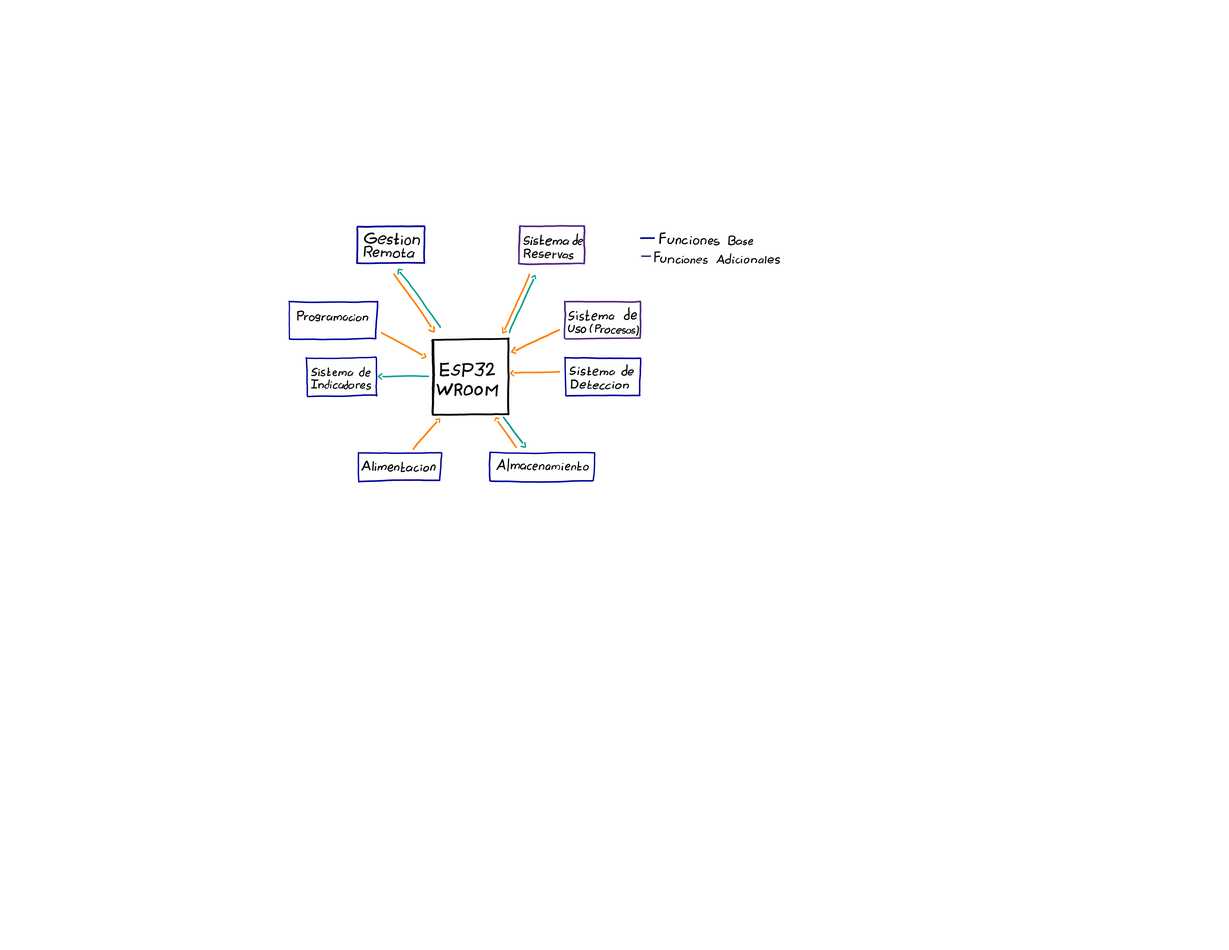
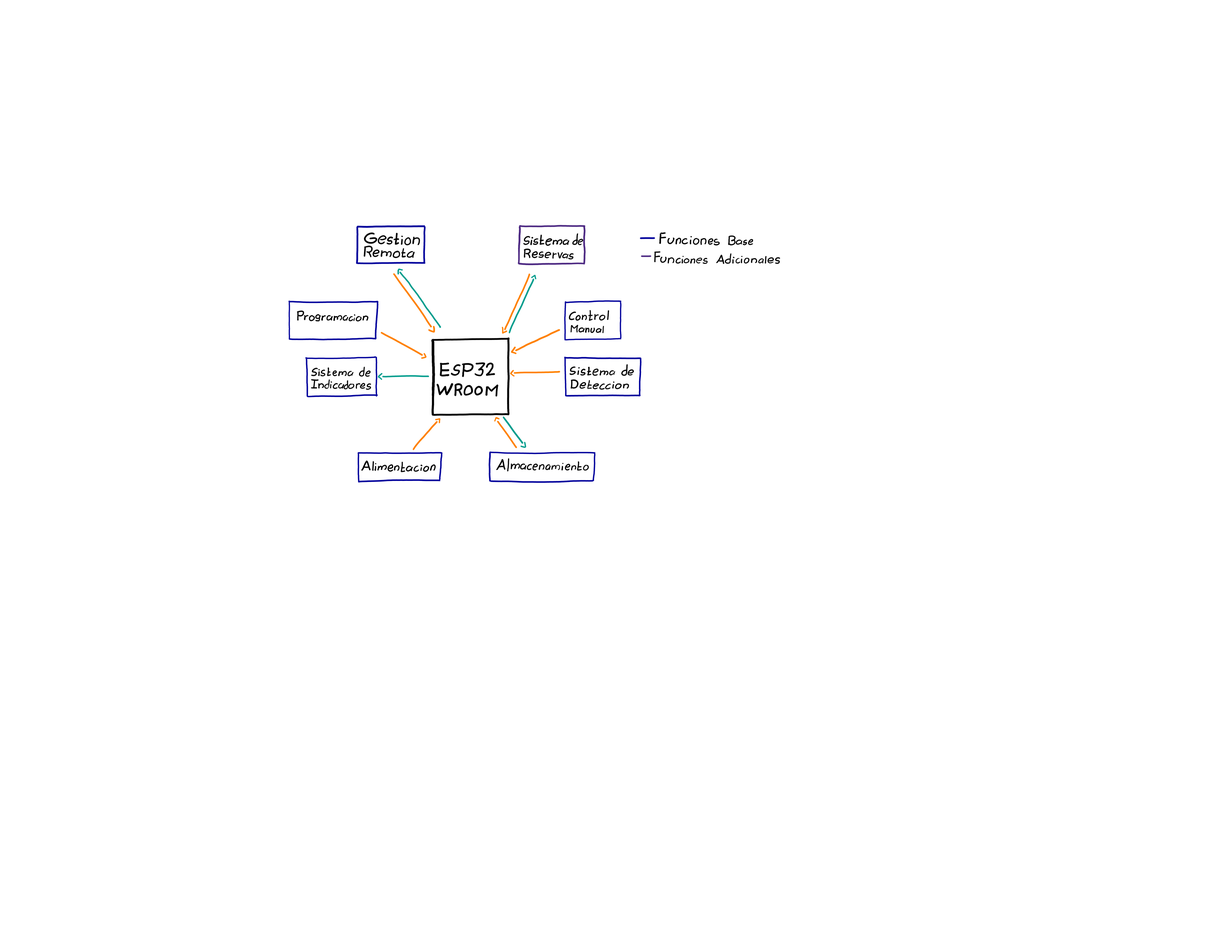
The second 1229 x 950 image is a revision of the first. Changes to its layers:
painted on "Rutas" over [563, 300, 642, 341]
painted on "Modulos" over [563, 300, 642, 341]
